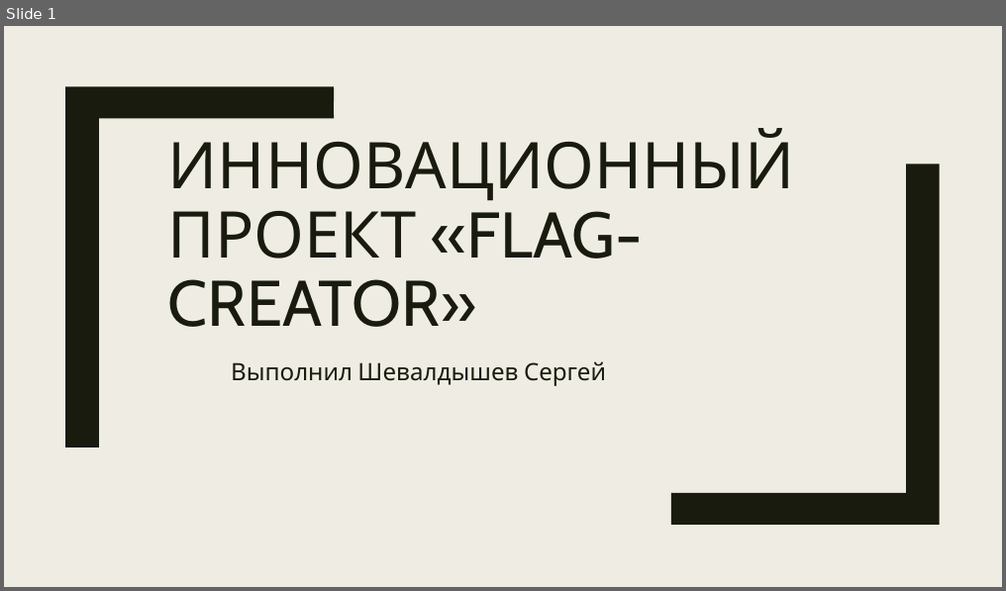
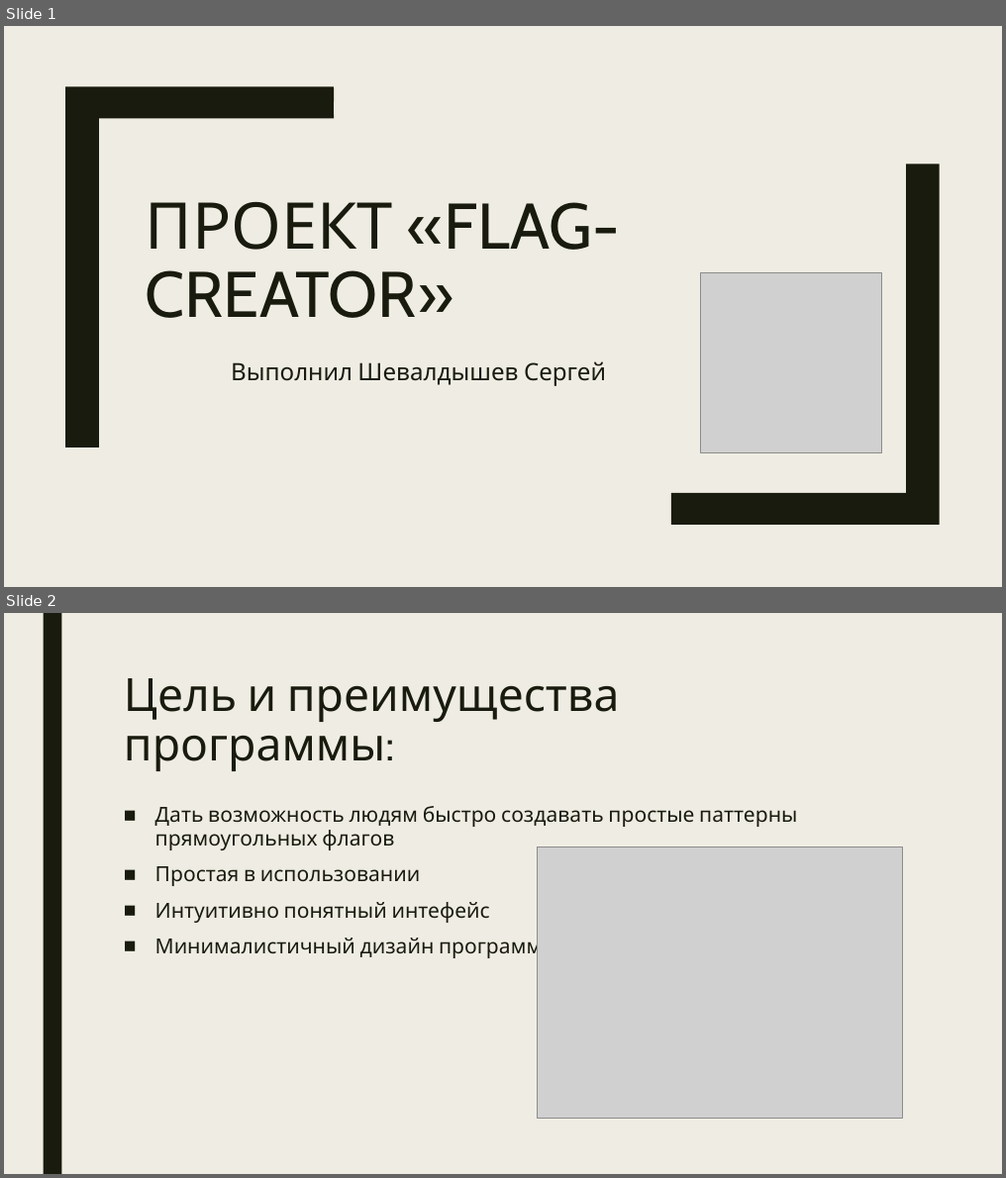
Before and after one commit to seregakriwoy/Flag-Creator, a slide deck: flag-creator.pptx. Shown one above the other, each under a label of ours: slide 1 before the commit, slides 1 and 2 after it. The pictures are 1006x591 and 1006x1178 pixels, drawn with LibreOffice and Linux fonts; fonts in the diff are those of the drawing; grey boxes stand for pictures. Boxes give left, top, right and bottom in pixels: in the first picture for what was removed or moved away, otherwise in the second. Text is boxed around its words. In the diff, an @@ line names an element or a change of style, - is before the commit and + after.

```diff
--- a/flag-creator.pptx
+++ b/flag-creator.pptx
@@ slide 2 added at (4,613,1002,1174), background #EFEDE3 @@
@@ rectangle added at (43,613,61,1174), fill #191B0E @@
@@ title added at (124,678,620,771), 44 pt, text #191B0E @@
+Цель и преимущества программы:
@@ text added at (155,806,797,960), 20 pt, text #191B0E @@
+■ Дать возможность людям быстро создавать простые паттерны прямоугольных флагов
+■ Простая в использовании
+■ Интуитивно понятный интефейс
+■ Минималистичный дизайн программы
@@ picture added at (537,847,902,1118) @@
@@ slide 1 changed as well @@
@@ title at (146,202,620,318): text changed @@
-ИННОВАЦИОННЫЙ ПРОЕКТ «FLAG-CREATOR»
+ПРОЕКТ «FLAG-CREATOR»
@@ picture added at (701,273,881,453) @@
```
Also in this commit, not shown: 6 other slides added.
